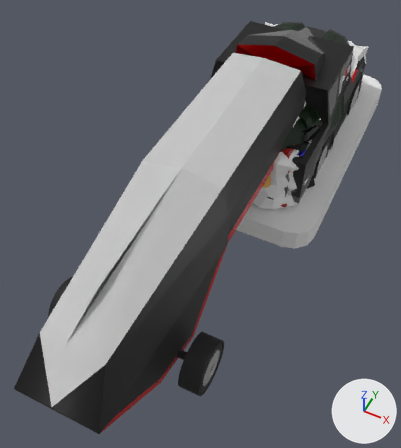
The FBX model Assets/Models/Cars/Cars.fbx as it was, and as the next commit left it.
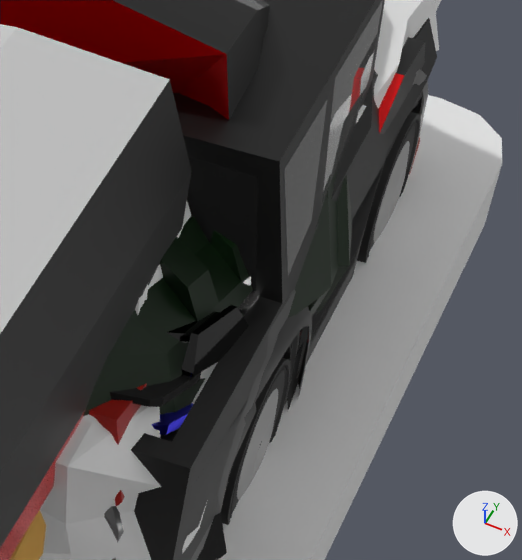
There are two pictures of each version: one whole from a 50 mm lens placed at (-3.9569, -0.1422, 0.1185), pointed at (-4.0019, -0.0524, 0.0062), one close up on the part from 65% to 96% of the width and 11% to 42% of the height. The axes (+X, +Y, +Z) are drawn at lower right. The lights are the same throughout. The first two pictures are the older version. Where no turn or scale is listed for an object, it has been applied to the vertices.

The first close-up shows 'CarBaseOutline', 'CustomIceWave', 'SuperTruck X52', 'SuperTruck X52 Trailer', 'SupercarBigBang', 'SupercarBoson/Kourai', 'SupercarCorax/Nuke', 'SupercarGuardian', 'SupercarMammot', 'SupercarShock', 'Wheels 1', 'Wheels 2' and 2 more.
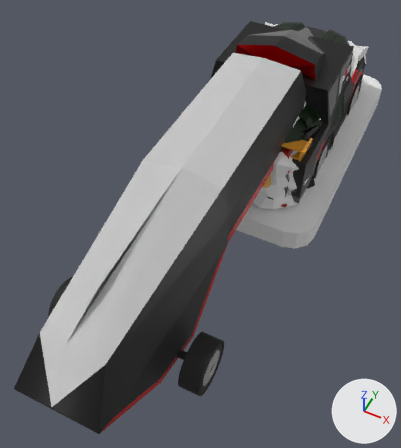
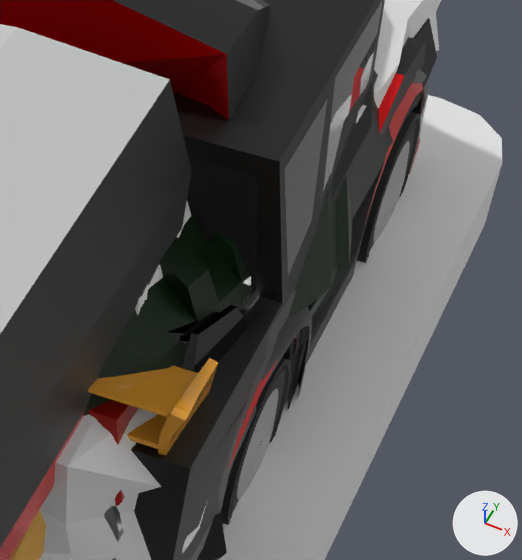
Where the change shows, as pixel boxes (x1, y1, x2, y2) in the close-ups (522 x 560 px):
'SupercarThermo', added (mostly hidden)
    after: (88, 83, 425, 470)
    faces in mat_trim (orange #e7a135): (88, 358, 218, 455)
    faces in mat_base_002 (red #c83330): (228, 83, 425, 470)

The change, as a diff of the scene's bpy script:
```diff
--- a/Assets/Models/Cars/Cars.fbx.py
+++ b/Assets/Models/Cars/Cars.fbx.py
@@ mat_trim @@
+mat_trim = principled_material('Trim')
+mat_trim.base_color = (0.8, 0.356, 0.0359)  # orange #e7a135
+mat_trim.roughness = 0.0
@@ mat_base_002 @@
+mat_base_002 = principled_material('Base.002')
+mat_base_002.base_color = (0.578, 0.0325, 0.0297)  # red #c83330
+mat_base_002.roughness = 0.31
@@ me_plane_001 @@
+me_plane_001.from_pydata(...)  # 898 vertices, 1108 faces; spans x -0.0195..0.0196, y -0.0357..0.0394, z 0.0009..0.0239
+# faces by material slot: [20, 726, 362]
+me_plane_001.materials.append(mat_glass)  # black #000000
+me_plane_001.materials.append(mat_base_002)  # red #c83330
+me_plane_001.materials.append(mat_trim)  # orange #e7a135
@@ ob_supercarthermo @@
+ob_supercarthermo = bpy.data.objects.new('SupercarThermo', me_plane_001)
+ob_supercarthermo.location = (-4.0, 0.0, 0.0)
```
